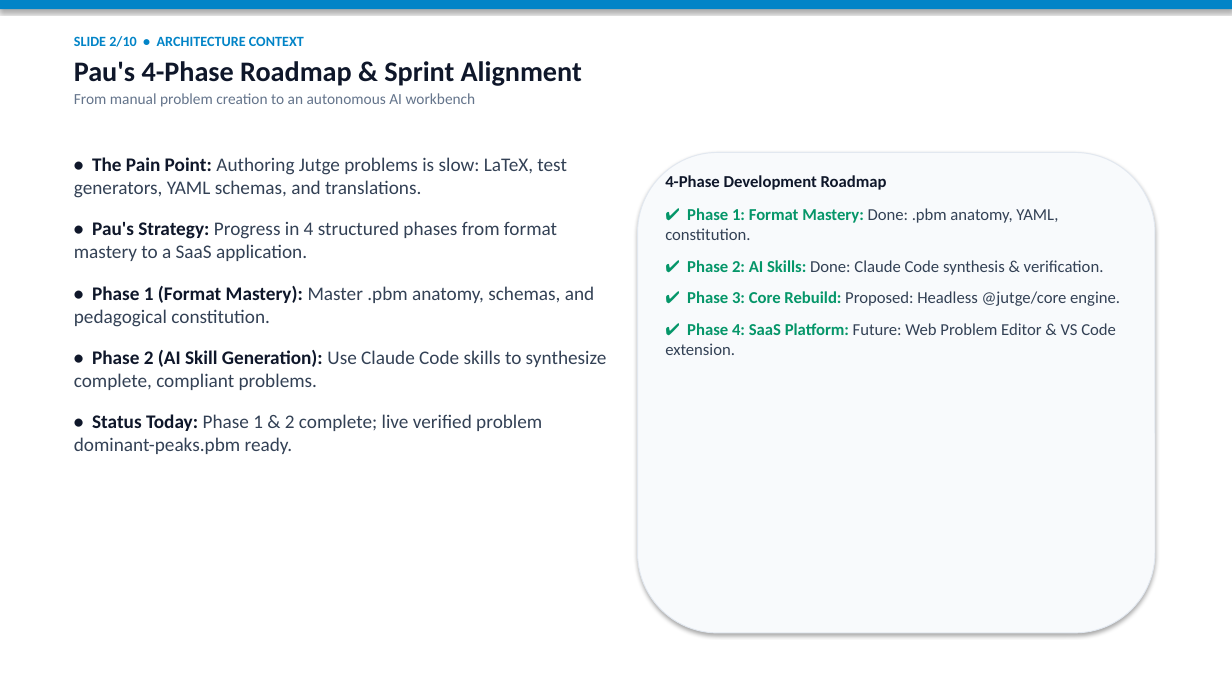
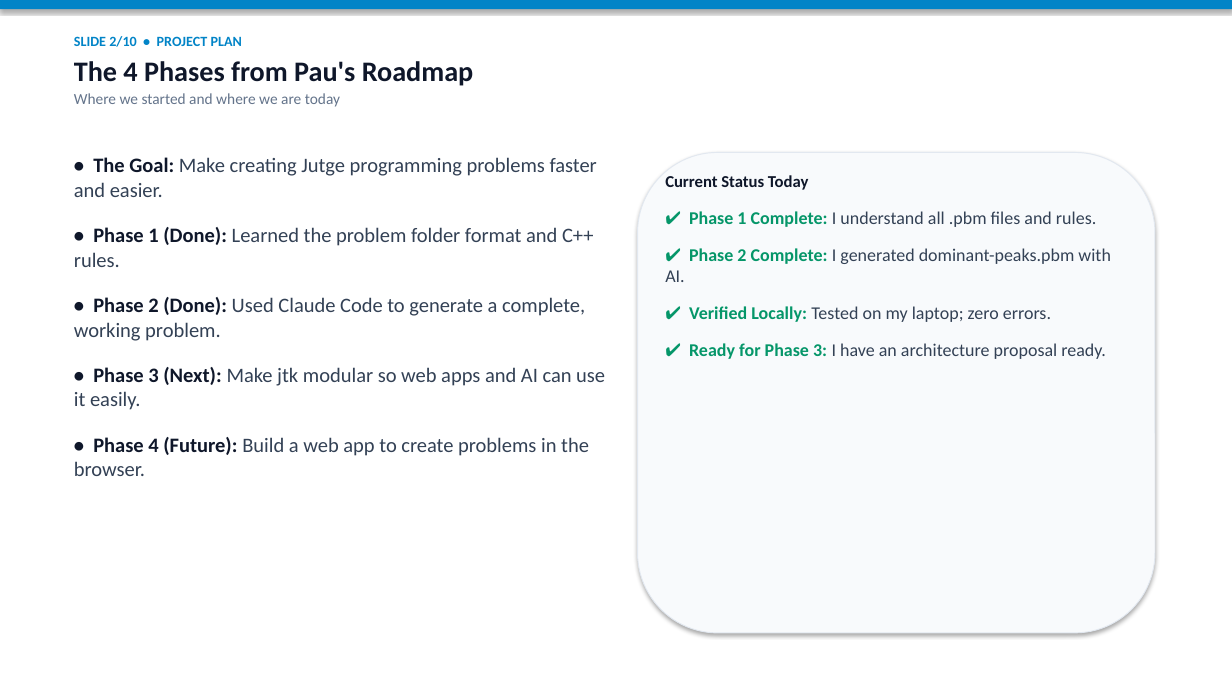
Before and after one commit to SuisSanem000/jutge-private, a slide deck: slide 2 of work/01-meeting-presentation-and-demo-20261112/meeting-summary-presentation.pptx. Drawn at 1232x693 pixels with LibreOffice and Linux fonts; fonts in the diff are those of the drawing. Boxes give left, top, right and bottom in pixels: in the first picture for what was removed or moved away, otherwise in the second. Text is boxed around its words. In the diff, an @@ line names an element or a change of style, - is before the commit and + after.

Commit message:
feat(summary): add simple 10-slide presentation and speaking guide in summary folder

```diff
--- a/work/01-meeting-presentation-and-demo-20261112/meeting-summary-presentation.pptx
+++ b/work/01-meeting-presentation-and-demo-20261112/meeting-summary-presentation.pptx
@@ text at [74,36,473,107]: text changed @@
-SLIDE 2/10 • ARCHITECTURE CONTEXT
-Pau's 4-Phase Roadmap & Sprint Alignment
-From manual problem creation to an autonomous AI workbench
+SLIDE 2/10 • PROJECT PLAN
+The 4 Phases from Pau's Roadmap
+Where we started and where we are today
@@ text at [74,157,605,476]: text changed; size 15 to 16 pt @@
-• The Pain Point: Authoring Jutge problems is slow: LaTeX, test generators, YAML schemas, and translations.
-• Pau's Strategy: Progress in 4 structured phases from format mastery to a SaaS application.
-• Phase 1 (Format Mastery): Master .pbm anatomy, schemas, and pedagogical constitution.
-• Phase 2 (AI Skill Generation): Use Claude Code skills to synthesize complete, compliant problems.
-• Status Today: Phase 1 & 2 complete; live verified problem dominant-peaks.pbm ready.
+• The Goal: Make creating Jutge programming problems faster and easier.
+• Phase 1 (Done): Learned the problem folder format and C++ rules.
+• Phase 2 (Done): Used Claude Code to generate a complete, working problem.
+• Phase 3 (Next): Make jtk modular so web apps and AI can use it easily.
+• Phase 4 (Future): Build a web app to create problems in the browser.
@@ text at [665,175,1110,359]: text changed; size 13 to 14 pt @@
-4-Phase Development Roadmap
-✔ Phase 1: Format Mastery: Done: .pbm anatomy, YAML, constitution.
-✔ Phase 2: AI Skills: Done: Claude Code synthesis & verification.
-✔ Phase 3: Core Rebuild: Proposed: Headless @jutge/core engine.
-✔ Phase 4: SaaS Platform: Future: Web Problem Editor & VS Code extension.
+Current Status Today
+✔ Phase 1 Complete: I understand all .pbm files and rules.
+✔ Phase 2 Complete: I generated dominant-peaks.pbm with AI.
+✔ Verified Locally: Tested on my laptop; zero errors.
+✔ Ready for Phase 3: I have an architecture proposal ready.
```
Also in this commit, not shown: 9 other slides changed, 5 other files.
